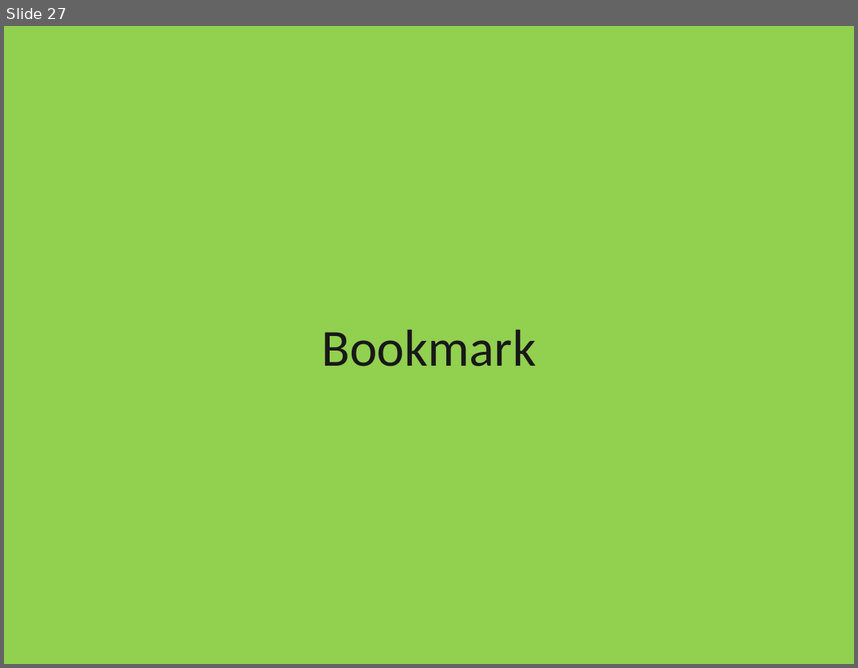
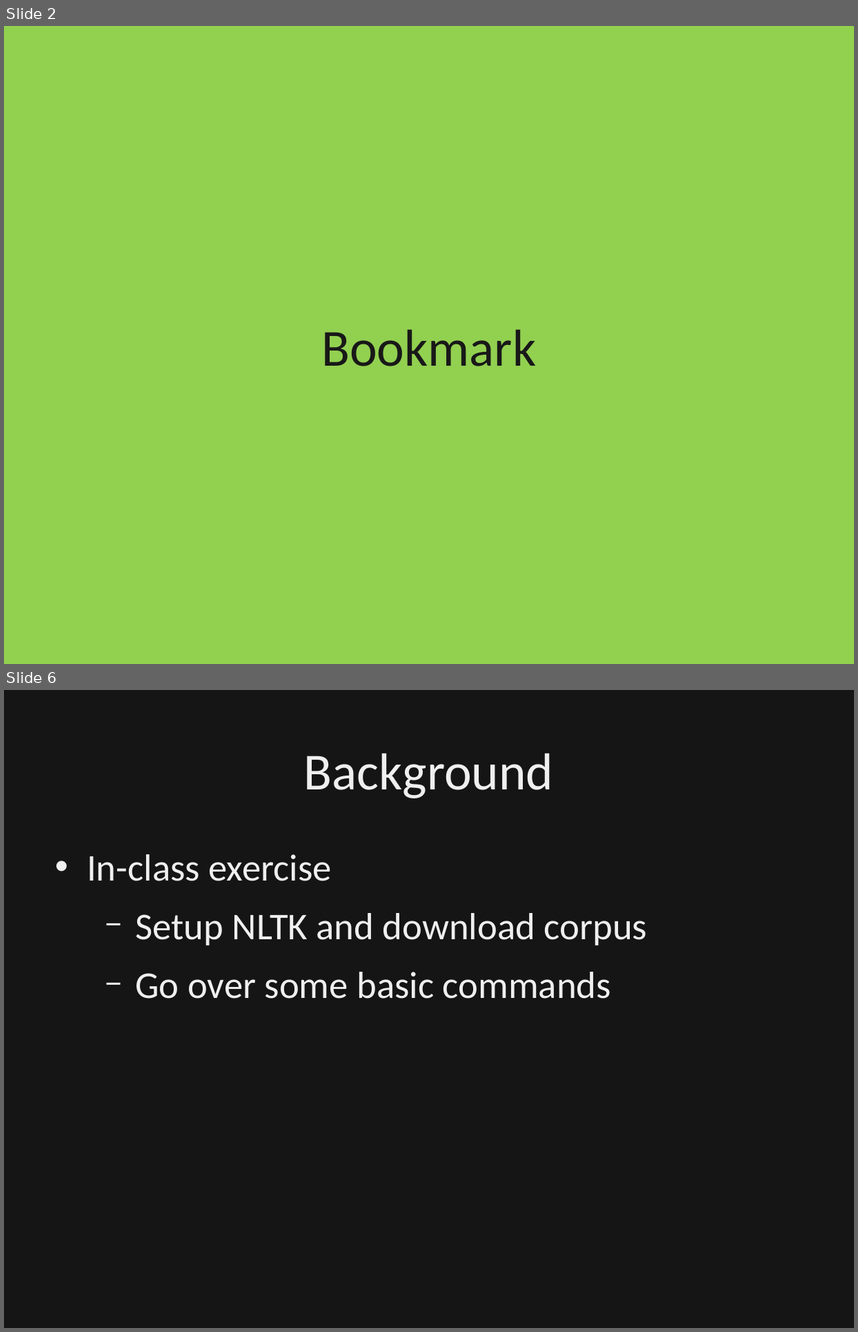
Before and after one commit to dbowmans46/PracticalProgramming, a slide deck: Session 7 - Python/Instructional Material/Session 7 - Python Brief Intro to NLP.odp. Shown one above the other, each under a label of ours: slide 27 before the commit, slides 2 and 6 after it; the slides between them are not shown. The pictures are 858x668 and 858x1332 pixels, drawn with LibreOffice and Linux fonts; fonts in the diff are those of the drawing; background and template pictures are left out; a plain dark background stands for a picture behind light text. Boxes give left, top, right and bottom in pixels: in the first picture for what was removed or moved away, otherwise in the second. Text is boxed around its words. In the diff, an @@ line names an element or a change of style, - is before the commit and + after.

Commit message:
Updated slides to include background for text preparation.  Added slides for in-class exercises for intro, tokenization, and stemming.  Added example book in raw text.

```diff
--- a/Session 7 - Python/Instructional Material/Session 7 - Python Brief Intro to NLP.odp
+++ b/Session 7 - Python/Instructional Material/Session 7 - Python Brief Intro to NLP.odp
@@ slide 6 added at [4, 690, 854, 1328], background picture (left out) @@
@@ rectangle added at [4, 690, 854, 1328], fill #000000 at 50% opacity, outline #000000 0 pt @@
@@ title added at [304, 753, 554, 798], 44 pt, text #EFEFEF @@
+Background
@@ text added at [87, 854, 648, 998], 32 pt, text #EFEFEF @@
+• In-class exercise
+  − Setup NLTK and download corpus
+  − Go over some basic commands
@@ what was slide 27 is now slide 2 @@
```
Also in this commit, not shown: 25 slides changed, 7 other slides added, 1 other file.
